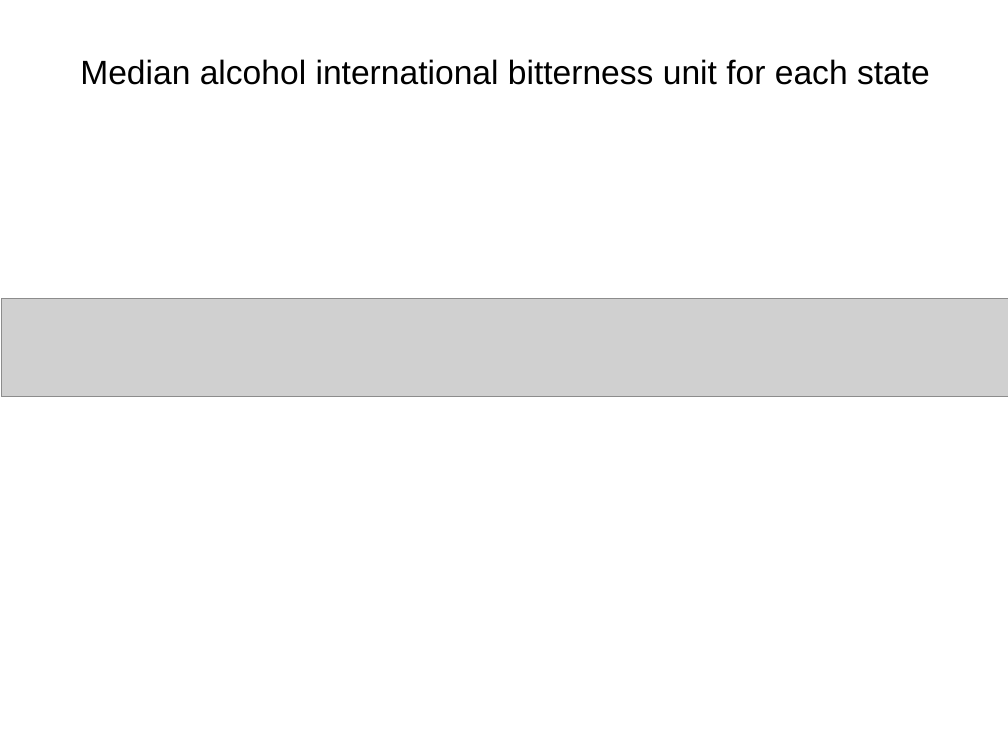
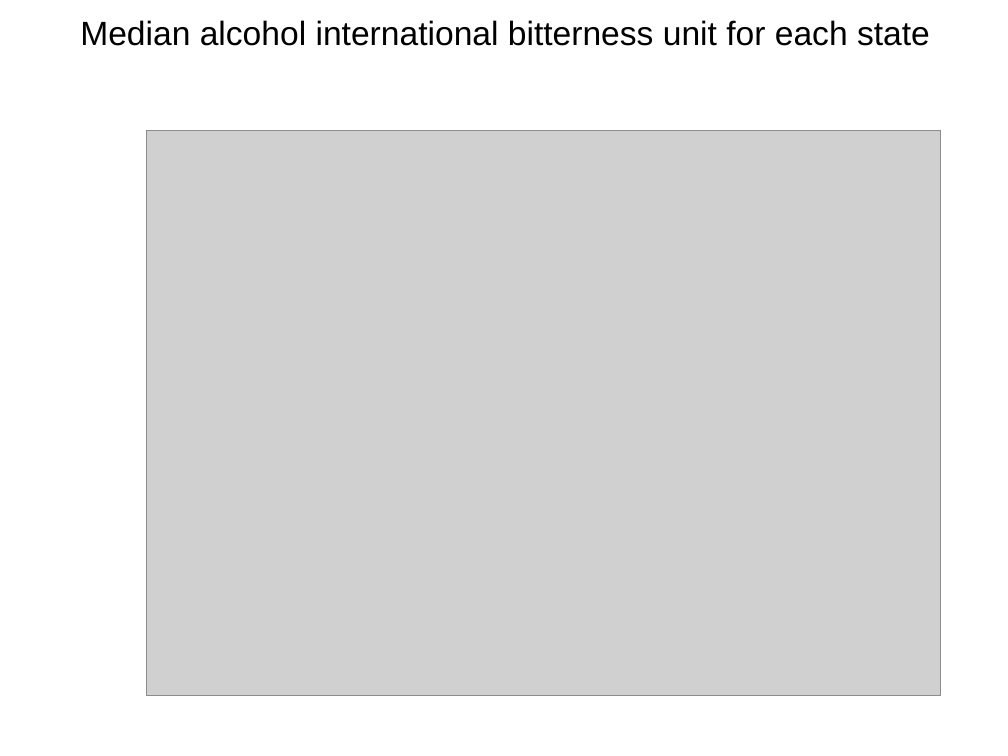
Before and after one commit to jjhorvath/SMUMSDS, a slide deck: slide 5 of Case_Study1.ppt. Drawn at 1008x756 pixels with LibreOffice and Linux fonts; fonts in the diff are those of the drawing; grey boxes stand for pictures; background and template pictures are left out. Boxes give left, top, right and bottom in pixels: in the first picture for what was removed or moved away, otherwise in the second. Text is boxed around its words. In the diff, an @@ line names an element or a change of style, - is before the commit and + after.

```diff
--- a/Case_Study1.ppt
+++ b/Case_Study1.ppt
@@ title "Median alcohol international bitterness unit ...": place and size @@
-title "Median alcohol international bitterness unit ..." at (80, 59, 930, 85)
+title "Median alcohol international bitterness unit ..." at (80, 20, 930, 46)
@@ picture: place and size @@
-picture at (1, 298, 1008, 397)
+picture at (147, 130, 941, 696)
```
Also in this commit, not shown: 3 other slides changed, 3 slides added, 2 other files.
